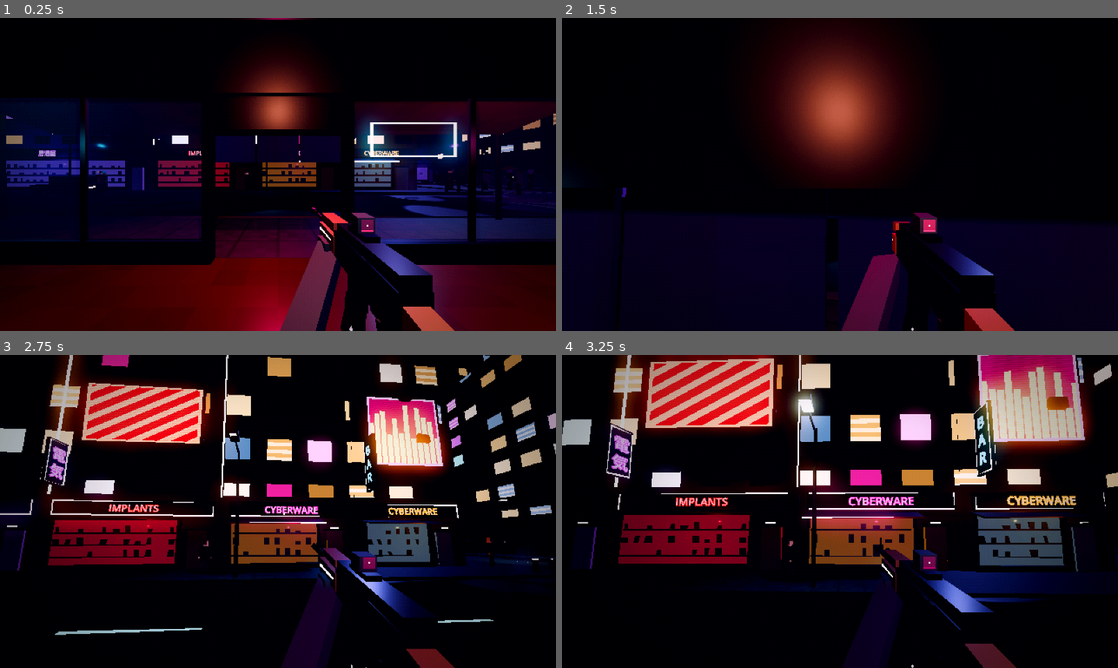
Above: before the commit, frames 1-4 (two rows, left to right).
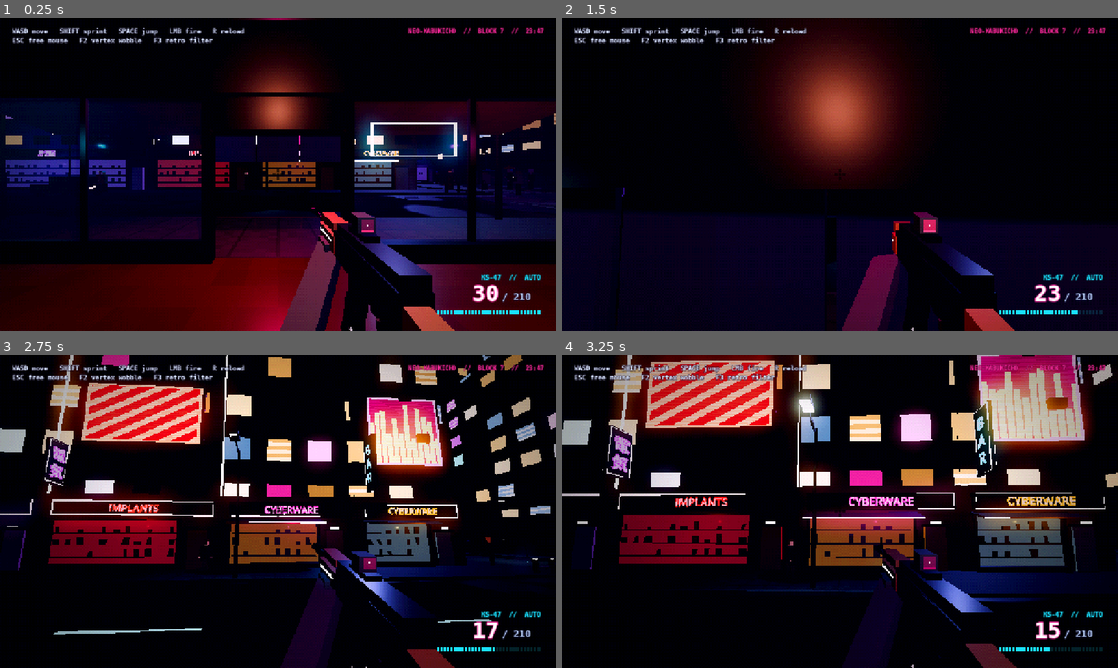
Above: after the commit, the same moments.

Repository: J0C0M/CyberpunkTypeGame
Game: Godot game, scene res://scenes/main.tscn
The game is run twice, just before and just after one commit, with the same random seed, the same clock (stepped at 60 frames per second) and the same inputs.
Inputs (mouse positions are in pixels of both pictures, inside the frame that each line leads up to):
- Up to frame 1 (0.25 s): no input
- Up to frame 2 (1.5 s): move the mouse to (867, 174) at 0.52 s; press the mouse at (867, 174) at 0.53 s; hold W (move_forward) from 0.53 s (still down); tap Space (jump) at 0.77, 1.07 s; tap Shift (sprint) at 0.8, 1.35 s; move the mouse to (812, 174) at 1.27 s; release the mouse at (812, 174) at 1.28 s
- Up to frame 3 (2.75 s): keep holding W (move_forward); tap Space (jump) at 1.52, 1.55, 1.82, 2.1 s; move the mouse to (289, 505) at 2.02 s; press the mouse at (289, 505) at 2.03 s
- Up to frame 4 (3.25 s): keep holding W (move_forward); move the mouse to (834, 517) at 2.77 s; release the mouse at (834, 517) at 2.78 s; click (834, 517) at 2.85 s; tap Space (jump) at 3.02 s; tap Shift (sprint) at 3.05 s

The runs differ from the first frame. In frame 1, 3.8% of the frame differs, in the area x 1-100%, y 0-100%; in frame 2, 1.8%; in frame 3, 7.9%; in frame 4, 9.8%, in the area x 0-100%, y 0-100%.

Commit message:
Add neon HUD with crosshair and ammo counter
Crosshair that opens with weapon spread, ammo counter with a bullet bar and reload progress, a controls hint that fades out, toast messages (ammo refilled, filter toggles) and a click-to-play overlay while the mouse is free. The window now stretches canvas items so the HUD and the 360p game view scale together.

Diff:
--- a/project.godot
+++ b/project.godot
@@ -20,6 +20,8 @@
 
 window/size/viewport_width=1280
 window/size/viewport_height=720
+window/stretch/mode="canvas_items"
+window/stretch/aspect="expand"
 
 [input]
 
--- a/scenes/main.tscn
+++ b/scenes/main.tscn
@@ -4,6 +4,7 @@
 [ext_resource type="Script" path="res://scripts/core/retro_screen.gd" id="2_retro"]
 [ext_resource type="Shader" path="res://shaders/retro_post.gdshader" id="3_post"]
 [ext_resource type="PackedScene" path="res://scenes/world/world.tscn" id="4_world"]
+[ext_resource type="PackedScene" path="res://ui/hud.tscn" id="5_hud"]
 
 [sub_resource type="ShaderMaterial" id="ShaderMaterial_post"]
 shader = ExtResource("3_post")
@@ -30,3 +31,5 @@
 render_target_update_mode = 4
 
 [node name="World" parent="RetroScreen/SubViewport" instance=ExtResource("4_world")]
+
+[node name="HUD" parent="." instance=ExtResource("5_hud")]
--- a/scripts/core/retro_screen.gd
+++ b/scripts/core/retro_screen.gd
@@ -13,6 +13,9 @@
 			_apply()
 
 
+var _wobble_enabled := true
+
+
 func _ready() -> void:
 	get_viewport().size_changed.connect(_apply)
 	_apply()
@@ -21,9 +24,11 @@
 func _unhandled_input(event: InputEvent) -> void:
 	if event.is_action_pressed("toggle_retro_filter"):
 		retro_enabled = not retro_enabled
+		get_tree().call_group("hud", "show_message", "RETRO FILTER " + ("ON" if retro_enabled else "OFF"))
 	elif event.is_action_pressed("toggle_vertex_wobble"):
-		var wobble: Variant = RenderingServer.global_shader_parameter_get("ps1_wobble")
-		RenderingServer.global_shader_parameter_set("ps1_wobble", 0.0 if wobble and wobble > 0.0 else 1.0)
+		_wobble_enabled = not _wobble_enabled
+		RenderingServer.global_shader_parameter_set("ps1_wobble", 1.0 if _wobble_enabled else 0.0)
+		get_tree().call_group("hud", "show_message", "VERTEX WOBBLE " + ("ON" if _wobble_enabled else "OFF"))
 
 
 func _apply() -> void:
--- a/scripts/main.gd
+++ b/scripts/main.gd
@@ -7,6 +7,7 @@
 func _ready() -> void:
 	var runner := ScreenshotRunner.from_cmdline()
 	if runner:
+		get_tree().set_meta("screenshot_mode", true)
 		add_child(runner)
 	else:
 		set_mouse_captured(true)
--- a/scripts/weapons/rifle.gd
+++ b/scripts/weapons/rifle.gd
@@ -100,6 +100,16 @@
 	_reload_elapsed = 0.0
 	reload_sound.play()
 	reload_started.emit(reload_time)
+
+
+## Current spread in degrees (base + bloom); the HUD crosshair opens up with it.
+func get_spread() -> float:
+	return base_spread + _bloom
+
+
+## 0..1 while reloading.
+func get_reload_progress() -> float:
+	return clampf(_reload_elapsed / reload_time, 0.0, 1.0) if is_reloading else 0.0
 
 
 ## Tops the reserve up to the maximum (used by ammo crates).
--- /dev/null
+++ b/ui/ammo_bar.gd
@@ -0,0 +1,34 @@
+class_name AmmoBar
+extends Control
+## Row of bullet ticks showing the magazine; while reloading it fills up as a progress bar.
+
+@export var full_color := Color(0.1, 0.88, 1.0)
+@export var empty_color := Color(0.1, 0.88, 1.0, 0.15)
+@export var low_color := Color(1.0, 0.2, 0.3)
+
+var capacity := 30:
+	set(value):
+		capacity = value
+		queue_redraw()
+var count := 30:
+	set(value):
+		count = value
+		queue_redraw()
+## -1 when not reloading, otherwise 0..1.
+var reload_progress := -1.0:
+	set(value):
+		reload_progress = value
+		queue_redraw()
+
+
+func _draw() -> void:
+	if capacity <= 0:
+		return
+	var tick_width := size.x / capacity
+	var low := count <= capacity / 5.0
+	for i in capacity:
+		var filled := i < count
+		var tick_color := (low_color if low else full_color) if filled else empty_color
+		if reload_progress >= 0.0:
+			tick_color = full_color if float(i) / capacity < reload_progress else empty_color
+		draw_rect(Rect2(Vector2(i * tick_width + 1.0, 0.0), Vector2(tick_width - 2.0, size.y)), tick_color)
--- /dev/null
+++ b/ui/crosshair.gd
@@ -0,0 +1,28 @@
+class_name Crosshair
+extends Control
+## Four short lines around a dot; the gap opens up with the weapon's current spread.
+
+@export var color := Color(1, 1, 1, 0.9)
+@export var outline := Color(0, 0, 0, 0.6)
+@export var line_length := 7.0
+@export var base_gap := 4.0
+## Extra gap in pixels per degree of spread.
+@export var gap_per_degree := 7.0
+
+var spread := 0.0:
+	set(value):
+		if not is_equal_approx(value, spread):
+			spread = value
+			queue_redraw()
+
+
+func _draw() -> void:
+	var center := size * 0.5
+	var gap := base_gap + spread * gap_per_degree
+	for direction: Vector2 in [Vector2.RIGHT, Vector2.LEFT, Vector2.UP, Vector2.DOWN]:
+		var from := center + direction * gap
+		var to := center + direction * (gap + line_length)
+		draw_line(from, to, outline, 4.0)
+		draw_line(from, to, color, 2.0)
+	draw_rect(Rect2(center - Vector2(1.5, 1.5), Vector2(3, 3)), outline)
+	draw_rect(Rect2(center - Vector2(1, 1), Vector2(2, 2)), color)
--- /dev/null
+++ b/ui/hud.gd
@@ -0,0 +1,208 @@
+extends CanvasLayer
+## Minimal neon HUD: crosshair, ammo counter with a bullet bar and reload progress, a controls
+## hint that fades out, short messages (call_group("hud", "show_message", text)) and a
+## "click to play" overlay while the mouse is free.
+
+const HINT_TEXT := "WASD move   SHIFT sprint   SPACE jump   LMB fire   R reload\nESC free mouse   F2 vertex wobble   F3 retro filter"
+const HINT_DURATION := 12.0
+
+var _rifle: Rifle
+var _font: Font
+var _crosshair: Crosshair
+var _ammo_label: Label
+var _reserve_label: Label
+var _ammo_bar: AmmoBar
+var _reload_label: Label
+var _hint: Label
+var _message: Label
+var _message_time := 0.0
+var _overlay: Control
+var _elapsed := 0.0
+
+
+func _ready() -> void:
+	add_to_group("hud")
+	_font = _make_font()
+	var root := Control.new()
+	root.name = "Root"
+	root.mouse_filter = Control.MOUSE_FILTER_IGNORE
+	add_child(root)
+	root.set_anchors_and_offsets_preset(Control.PRESET_FULL_RECT)
+	_build_crosshair(root)
+	_build_ammo_panel(root)
+	_build_texts(root)
+	_build_overlay(root)
+
+	var player := get_tree().get_first_node_in_group("player") as Player
+	if player and player.weapon:
+		_rifle = player.weapon
+		_rifle.ammo_changed.connect(_on_ammo_changed)
+		_rifle.reload_started.connect(_on_reload_started)
+		_rifle.reload_finished.connect(_on_reload_finished)
+		_ammo_bar.capacity = _rifle.magazine_size
+		_on_ammo_changed(_rifle.ammo_in_magazine, _rifle.reserve_ammo)
+
+
+func _process(delta: float) -> void:
+	_elapsed += delta
+	if _rifle:
+		_crosshair.spread = _rifle.get_spread()
+		if _rifle.is_reloading:
+			_ammo_bar.reload_progress = _rifle.get_reload_progress()
+			_reload_label.modulate.a = 0.55 + 0.45 * sin(_elapsed * 10.0)
+	_hint.modulate.a = clampf((HINT_DURATION - _elapsed) / 2.0, 0.0, 1.0)
+	if _message_time > 0.0:
+		_message_time -= delta
+		_message.modulate.a = clampf(_message_time / 0.6, 0.0, 1.0)
+	var free_mouse := Input.mouse_mode != Input.MOUSE_MODE_CAPTURED and not get_tree().has_meta("screenshot_mode")
+	_overlay.visible = free_mouse
+	_crosshair.visible = not free_mouse
+
+
+func show_message(text: String, duration := 2.0) -> void:
+	_message.text = text
+	_message_time = duration
+	_message.modulate.a = 1.0
+
+
+func _on_ammo_changed(in_magazine: int, reserve: int) -> void:
+	_ammo_label.text = "%02d" % in_magazine
+	_reserve_label.text = "/ %03d" % reserve
+	_ammo_bar.count = in_magazine
+	var low := in_magazine <= _ammo_bar.capacity / 5.0
+	_ammo_label.label_settings.font_color = Palette.RED if low else Color.WHITE
+
+
+func _on_reload_started(_duration: float) -> void:
+	_reload_label.visible = true
+
+
+func _on_reload_finished() -> void:
+	_reload_label.visible = false
+	_ammo_bar.reload_progress = -1.0
+
+
+func _build_crosshair(root: Control) -> void:
+	_crosshair = Crosshair.new()
+	_crosshair.mouse_filter = Control.MOUSE_FILTER_IGNORE
+	root.add_child(_crosshair)
+	_crosshair.set_anchors_and_offsets_preset(Control.PRESET_CENTER)
+	_crosshair.offset_left = -40
+	_crosshair.offset_top = -40
+	_crosshair.offset_right = 40
+	_crosshair.offset_bottom = 40
+
+
+func _build_ammo_panel(root: Control) -> void:
+	var panel := Control.new()
+	panel.name = "AmmoPanel"
+	panel.mouse_filter = Control.MOUSE_FILTER_IGNORE
+	root.add_child(panel)
+	panel.set_anchors_and_offsets_preset(Control.PRESET_BOTTOM_RIGHT)
+	panel.offset_left = -300
+	panel.offset_top = -132
+	panel.offset_right = -36
+	panel.offset_bottom = -30
+
+	var weapon_name := _label("KS-47  //  AUTO", 15, Palette.CYAN, Palette.CYAN.darkened(0.6))
+	panel.add_child(weapon_name)
+	weapon_name.position = Vector2(0, 0)
+	weapon_name.size = Vector2(264, 20)
+	weapon_name.horizontal_alignment = HORIZONTAL_ALIGNMENT_RIGHT
+
+	_ammo_label = _label("30", 52, Color.WHITE, Palette.PINK)
+	panel.add_child(_ammo_label)
+	_ammo_label.position = Vector2(60, 14)
+	_ammo_label.size = Vector2(110, 60)
+	_ammo_label.horizontal_alignment = HORIZONTAL_ALIGNMENT_RIGHT
+
+	_reserve_label = _label("/ 210", 22, Color(0.75, 0.85, 1.0), Color(0.1, 0.1, 0.3))
+	panel.add_child(_reserve_label)
+	_reserve_label.position = Vector2(176, 40)
+	_reserve_label.size = Vector2(88, 30)
+
+	_ammo_bar = AmmoBar.new()
+	_ammo_bar.mouse_filter = Control.MOUSE_FILTER_IGNORE
+	panel.add_child(_ammo_bar)
+	_ammo_bar.position = Vector2(24, 84)
+	_ammo_bar.size = Vector2(240, 10)
+
+	_reload_label = _label("RELOADING", 16, Palette.AMBER, Palette.AMBER.darkened(0.7))
+	panel.add_child(_reload_label)
+	_reload_label.position = Vector2(24, -26)
+	_reload_label.size = Vector2(240, 22)
+	_reload_label.horizontal_alignment = HORIZONTAL_ALIGNMENT_RIGHT
+	_reload_label.visible = false
+
+
+func _build_texts(root: Control) -> void:
+	_hint = _label(HINT_TEXT, 15, Color(0.85, 0.9, 1.0), Color(0.05, 0.02, 0.12))
+	root.add_child(_hint)
+	_hint.position = Vector2(28, 22)
+
+	var location := _label("NEO-KABUKICHO  //  BLOCK 7  //  23:47", 14, Palette.PINK, Palette.PINK.darkened(0.7))
+	root.add_child(location)
+	location.set_anchors_and_offsets_preset(Control.PRESET_TOP_RIGHT)
+	location.offset_left = -420
+	location.offset_right = -28
+	location.offset_top = 22
+	location.horizontal_alignment = HORIZONTAL_ALIGNMENT_RIGHT
+
+	_message = _label("", 24, Palette.LIME, Palette.LIME.darkened(0.7))
+	root.add_child(_message)
+	_message.set_anchors_and_offsets_preset(Control.PRESET_CENTER_BOTTOM)
+	_message.offset_left = -300
+	_message.offset_right = 300
+	_message.offset_top = -210
+	_message.offset_bottom = -170
+	_message.horizontal_alignment = HORIZONTAL_ALIGNMENT_CENTER
+	_message.modulate.a = 0.0
+
+
+func _build_overlay(root: Control) -> void:
+	_overlay = ColorRect.new()
+	(_overlay as ColorRect).color = Color(0.02, 0.0, 0.05, 0.55)
+	_overlay.mouse_filter = Control.MOUSE_FILTER_IGNORE
+	root.add_child(_overlay)
+	_overlay.set_anchors_and_offsets_preset(Control.PRESET_FULL_RECT)
+	var title := _label("CLICK TO PLAY", 46, Color.WHITE, Palette.PINK)
+	_overlay.add_child(title)
+	title.set_anchors_and_offsets_preset(Control.PRESET_CENTER)
+	title.offset_left = -400
+	title.offset_right = 400
+	title.offset_top = -70
+	title.offset_bottom = -10
+	title.horizontal_alignment = HORIZONTAL_ALIGNMENT_CENTER
+	var controls := _label(HINT_TEXT, 16, Color(0.8, 0.9, 1.0), Color(0.05, 0.02, 0.12))
+	_overlay.add_child(controls)
+	controls.set_anchors_and_offsets_preset(Control.PRESET_CENTER)
+	controls.offset_left = -400
+	controls.offset_right = 400
+	controls.offset_top = 10
+	controls.offset_bottom = 70
+	controls.horizontal_alignment = HORIZONTAL_ALIGNMENT_CENTER
+	_overlay.visible = false
+
+
+func _label(text: String, font_size: int, color: Color, glow: Color) -> Label:
+	var settings := LabelSettings.new()
+	settings.font = _font
+	settings.font_size = font_size
+	settings.font_color = color
+	settings.outline_size = maxi(3, font_size / 8)
+	settings.outline_color = glow
+	settings.shadow_size = 6
+	settings.shadow_color = Color(glow.r, glow.g, glow.b, 0.35)
+	settings.shadow_offset = Vector2.ZERO
+	var label := Label.new()
+	label.text = text
+	label.label_settings = settings
+	label.mouse_filter = Control.MOUSE_FILTER_IGNORE
+	return label
+
+
+func _make_font() -> Font:
+	var font := SystemFont.new()
+	font.font_names = PackedStringArray(["JetBrains Mono", "DejaVu Sans Mono", "Liberation Mono", "Noto Sans Mono", "monospace"])
+	font.font_weight = 700
+	return font
--- /dev/null
+++ b/ui/hud.tscn
@@ -0,0 +1,6 @@
+[gd_scene format=3]
+
+[ext_resource type="Script" path="res://ui/hud.gd" id="1_hud"]
+
+[node name="HUD" type="CanvasLayer"]
+script = ExtResource("1_hud")
Not shown, added: ui/ammo_bar.gd.uid
Not shown, added: ui/crosshair.gd.uid
Not shown, added: ui/hud.gd.uid
